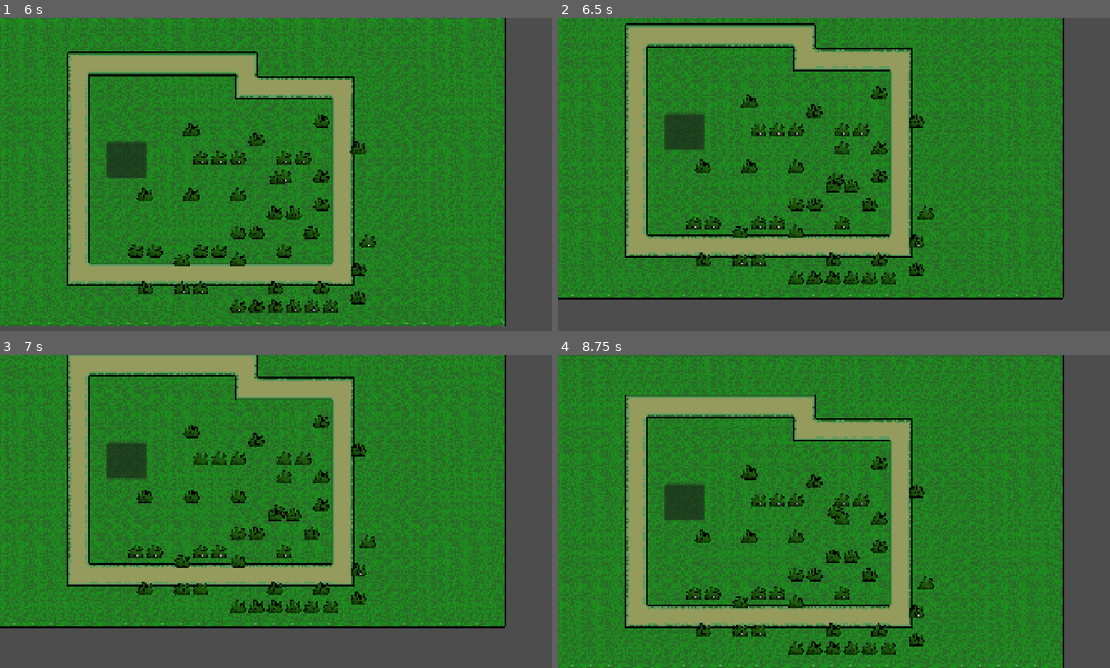
Above: before the commit, frames 1-4 (two rows, left to right).
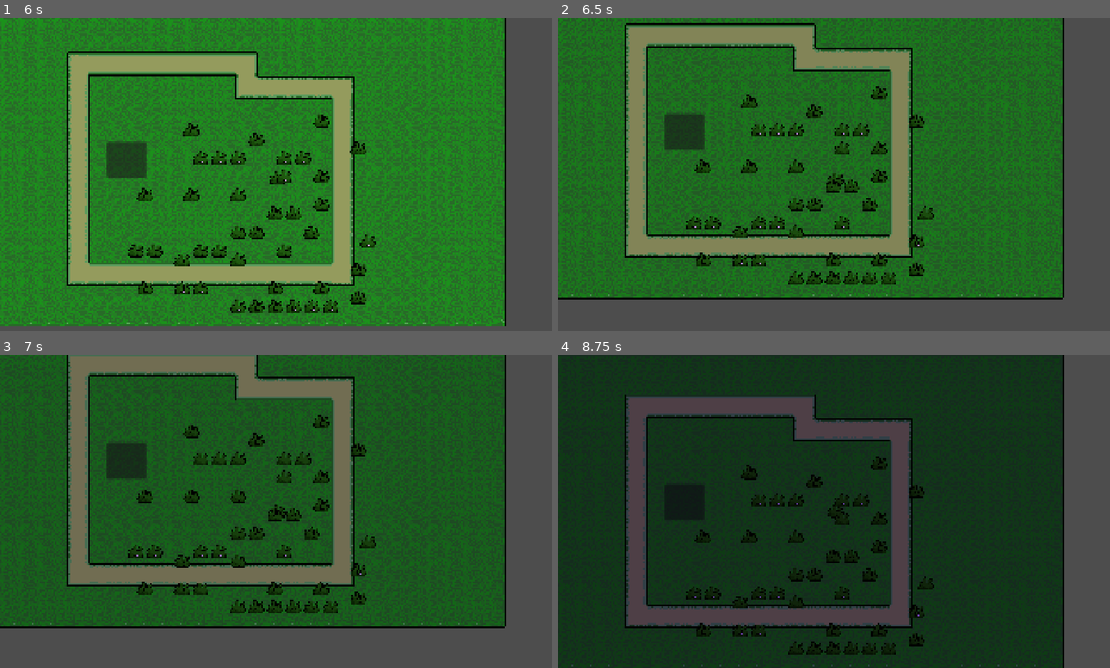
Above: after the commit, the same moments.

Repository: fiddletwo/tuff-farmers
Game: Godot game, scene res://scenes/world.tscn
Same seed, same stepped clock (60 frames per second), same inputs: the game is played once before the commit and once after it.
Inputs (mouse positions are in pixels of both pictures, inside the frame that each line leads up to):
- Up to frame 1 (6 s): click (165, 165) at 0.5 s; tap Enter at 1.25 s; move the mouse to (402, 158) at 1.27 s; hold D (right) 1.28-2 s; tap F (interact) at 1.35, 3.05, 4.35 s; click (402, 158) at 1.42 s; drag from (165, 190) to (248, 237) at 2.02 s; move the mouse to (331, 105) at 2.77 s; hold D (right) 2.78-3.5 s; tap Alt at 2.85, 5.85 s; drag from (248, 237) to (110, 127) at 3.52 s; move the mouse to (447, 221) at 4.27 s; hold A (left) 4.28-5 s; drag from (110, 127) to (193, 96) at 5.02 s; move the mouse to (303, 174) at 5.77 s; hold S (down) from 5.78 s (still down); click (303, 174) at 5.92 s
- Up to frame 2 (6.5 s): keep holding S (down); tap F (interact) at 6.05 s
- Up to frame 3 (7 s): release S (down) at 6.5 s; drag from (193, 433) to (165, 527) at 6.52 s
- Up to frame 4 (8.75 s): move the mouse to (960, 495) at 7.27 s; hold W (up) 7.28-8 s; tap F (interact) at 7.35 s; drag from (723, 527) to (806, 574) at 8.02 s

Frame 1 is identical in both runs. In frame 2, less than 0.1% of the frame differs, in the area x 2-87%, y 36-89%; in frame 3, 75%; in frame 4, 89%, in the area x 0-92%, y 0-100%.

Commit message:
refactor day/night cycle to use nodes

Diff:
--- a/project.godot
+++ b/project.godot
@@ -14,11 +14,6 @@
 run/main_scene="uid://dti73bxpgov5l"
 config/features=PackedStringArray("4.7", "GL Compatibility")
 config/icon="res://icon.svg"
-
-[autoload]
-
-DayNightCycle="*uid://dj0st0cliumhg"
-CropAger="uid://oi8c66yoaor1"
 
 [display]
 
--- a/scenes/world.tscn
+++ b/scenes/world.tscn
@@ -6,8 +6,10 @@
 [ext_resource type="Texture2D" uid="uid://6jcwfj1e2182" path="res://assets/terrain/grass.png" id="3_k0juu"]
 [ext_resource type="Texture2D" uid="uid://dco646v2t2kg7" path="res://assets/terrain/path_1.png" id="4_i7141"]
 [ext_resource type="Texture2D" uid="uid://cxna1mxikojrv" path="res://assets/terrain/path_2.png" id="5_4mrxx"]
+[ext_resource type="Script" uid="uid://c5mdkrvjvkhml" path="res://scripts/player/interaction.gd" id="6_4mrxx"]
 [ext_resource type="PackedScene" uid="uid://dhvua5fsbbhr8" path="res://scenes/crop.tscn" id="6_qfnet"]
 [ext_resource type="Script" uid="uid://c6hyjtjr2x2lw" path="res://scripts/farming/farm_manager.gd" id="7_i7141"]
+[ext_resource type="Script" uid="uid://dj0st0cliumhg" path="res://scripts/game/day_night_cycle.gd" id="9_7r4gi"]
 
 [sub_resource type="TileSetAtlasSource" id="TileSetAtlasSource_qfnet"]
 texture = ExtResource("1_nnsk1")
@@ -104,9 +106,6 @@
 
 [node name="World" type="Node2D" unique_id=1647938521]
 
-[node name="DayNight" type="CanvasModulate" parent="." unique_id=1967759883]
-script = ExtResource("1_71j4m")
-
 [node name="Bush" type="TileMapLayer" parent="." unique_id=2035119491]
 z_index = 1
 position = Vector2(49, -6)
@@ -140,6 +139,9 @@
 position_smoothing_enabled = true
 position_smoothing_speed = 10.0
 
+[node name="Interaction" type="Node2D" parent="Player" unique_id=1014953608]
+script = ExtResource("6_4mrxx")
+
 [node name="Crop" parent="." unique_id=1927259062 instance=ExtResource("6_qfnet")]
 
 [node name="Button" type="Button" parent="." unique_id=1679327286]
@@ -151,5 +153,16 @@
 offset_bottom = 62.0
 grow_horizontal = 2
 
-[node name="FarmManager" type="Node" parent="." unique_id=1555715906]
+[node name="FarmManager" type="Node2D" parent="." unique_id=1634519366]
+
 script = ExtResource("7_i7141")
+
+[node name="DayNightCycle" type="Node2D" parent="." unique_id=778882824]
+script = ExtResource("9_7r4gi")
+
+[node name="Transition" type="Node2D" parent="DayNightCycle" unique_id=475279933]
+script = ExtResource("1_71j4m")
+
+[node name="DayNight" type="CanvasModulate" parent="DayNightCycle/Transition" unique_id=1967759883]
+
+[connection signal="update" from="DayNightCycle" to="DayNightCycle/Transition" method="_on_day_night_cycle_update"]
--- a/scripts/farming/farm_manager.gd
+++ b/scripts/farming/farm_manager.gd
@@ -1,5 +1,5 @@
 class_name FarmManager
-extends Node
+extends Node2D
 
 var crop_scene = preload("res://scenes/crop.tscn")
 
--- a/scripts/game/day_night_cycle.gd
+++ b/scripts/game/day_night_cycle.gd
@@ -1,7 +1,8 @@
-extends Node
+class_name DayNightCycle
+extends Node2D
 
-var DAY_DURATION: float = 60.0
-var NIGHT_DURATION: float = 30.0
+var DAY_DURATION: float = 6.0
+var NIGHT_DURATION: float = 3.0
 
 var _current_time: float = 0.0
 var _is_day := true
--- a/scripts/game/transition_day_night.gd
+++ b/scripts/game/transition_day_night.gd
@@ -1,16 +1,15 @@
-extends CanvasModulate
+extends Node2D
 
 @export var TRANSITION_TIME: float = 2.0
 var DAY_COLOR := Color.WHITE
 var NIGHT_COLOR := Color("8668c1ff")
 
-func _ready() -> void:
-	DayNightCycle.update.connect(_on_update)
+@onready var canvas_modulate = $DayNight
 
-func _on_update(isDay: bool) -> void:
-	var tween := create_tween()
+func _on_day_night_cycle_update(isDay: bool) -> void:
+    var tween := create_tween()
 
-	if isDay:
-		tween.tween_property(self, "color", DAY_COLOR, TRANSITION_TIME)
-	else:
-		tween.tween_property(self, "color", NIGHT_COLOR, TRANSITION_TIME)
+    if isDay:
+        tween.tween_property(canvas_modulate, "color", DAY_COLOR, TRANSITION_TIME)
+    else:
+        tween.tween_property(canvas_modulate, "color", NIGHT_COLOR, TRANSITION_TIME)
--- /dev/null
+++ b/scripts/player/interaction.gd
@@ -0,0 +1,6 @@
+extends Node2D
+
+func _process(dt: float) -> void:
+    var is_interacting = Input.is_action_just_pressed("interact")
+    if is_interacting:
+        print("interact")
Not shown, added: scripts/player/interaction.gd.uid
